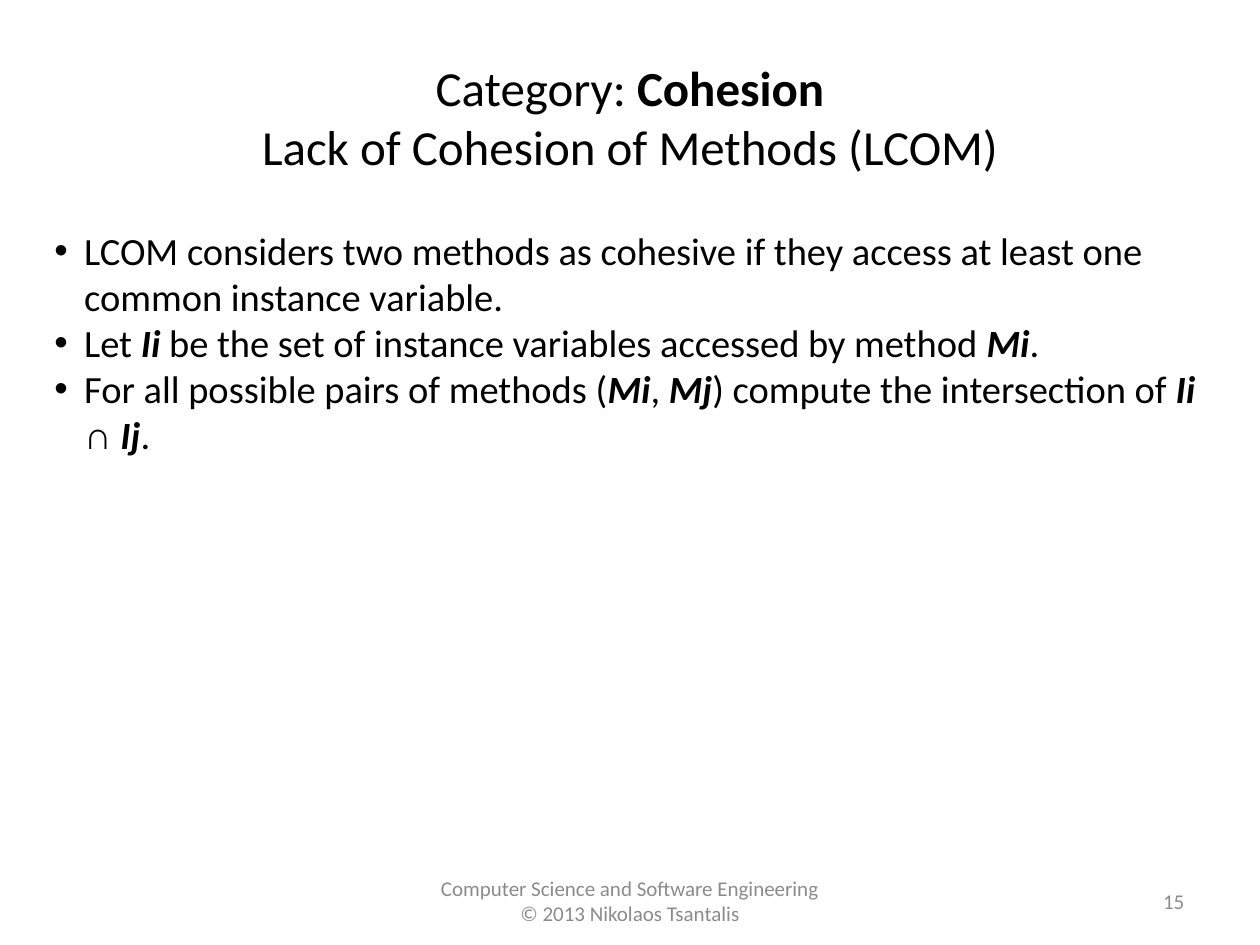
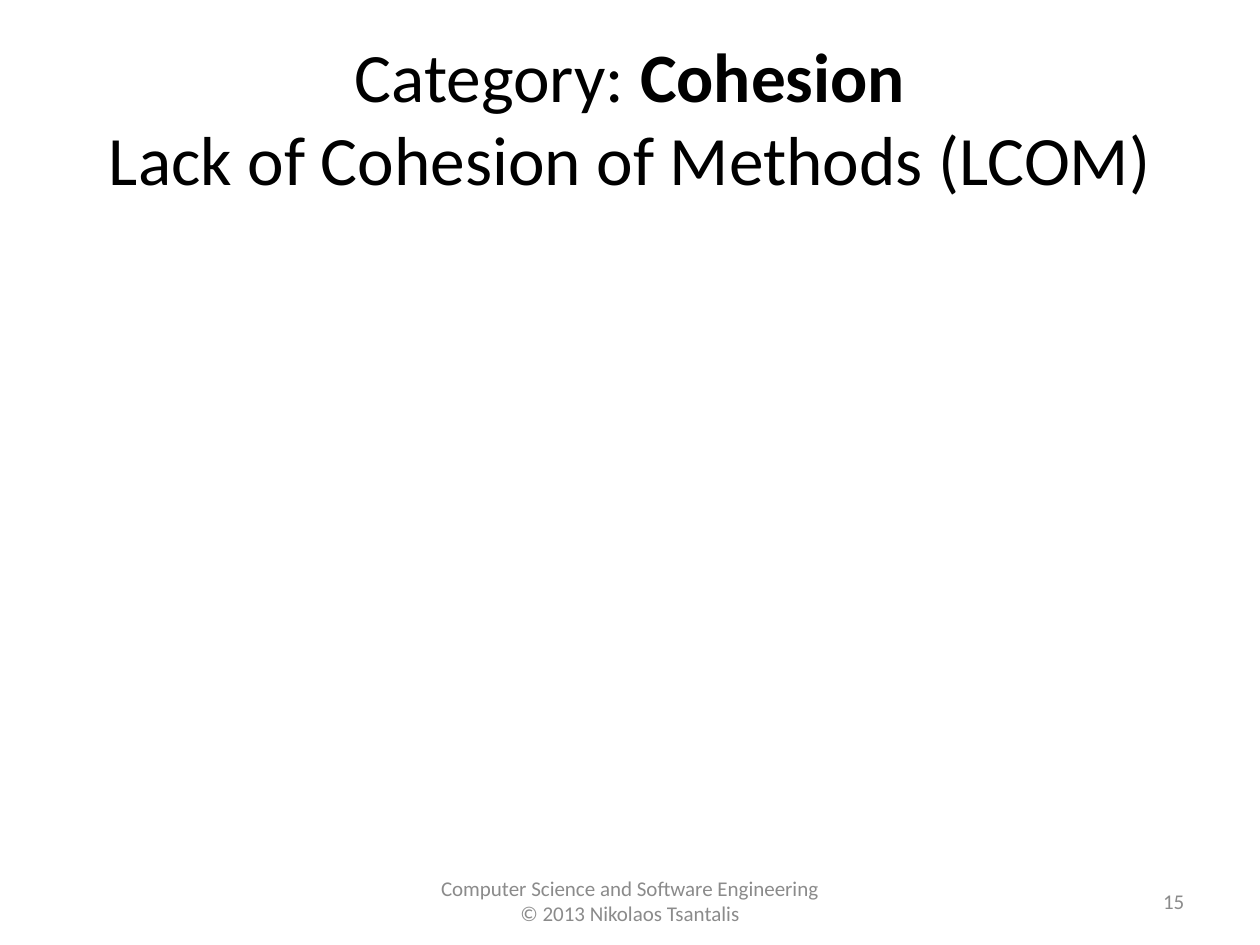
Before and after one commit to tajmilur-rahman/SOEN6611, a slide deck: slide 15 of lectures/lec3/Object-Oriented_Metrics_CK.pptx. Drawn at 1260x945 pixels with LibreOffice and Linux fonts; fonts in the diff are those of the drawing; grey boxes stand for pictures. Boxes give left, top, right and bottom in pixels: in the first picture for what was removed or moved away, otherwise in the second. Text is boxed around its words. In the diff, an @@ line names an element or a change of style, - is before the commit and + after.

```diff
--- a/lectures/lec3/Object-Oriented_Metrics_CK.pptx
+++ b/lectures/lec3/Object-Oriented_Metrics_CK.pptx
@@ title at (x1=109, y1=53, x2=1150, y2=195): text changed; size 28 to 39.6 pt @@
-Category: Cohesion
-Lack of Cohesion of Methods (LCOM)
+Category: Cohesion
+Lack of Cohesion of Methods (LCOM)
@@ text removed at (x1=84, y1=238, x2=1196, y2=456) @@
-• LCOM considers two methods as cohesive if they access at least one common instance variable.
-• Let Ii be the set of instance variables accessed by method Mi.
-• For all possible pairs of methods (Mi, Mj) compute the intersection of Ii ∩ Ij.
```
Also in this commit, not shown: 20 other slides changed, 12 other files.
